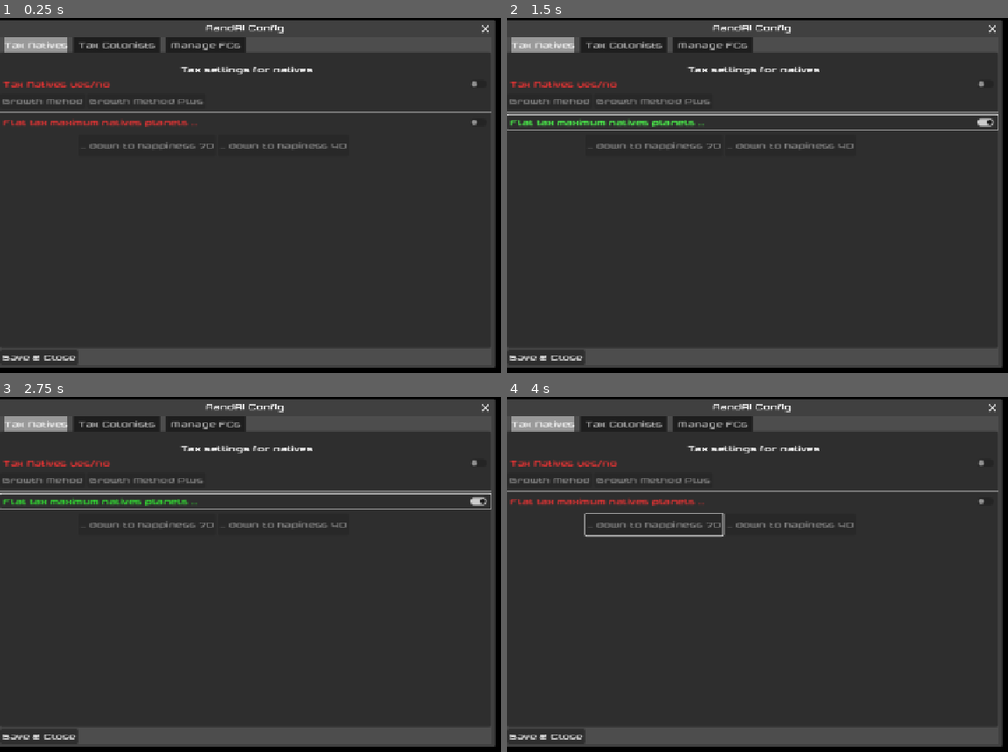
Above: before the commit, frames 1-4 (two rows, left to right).
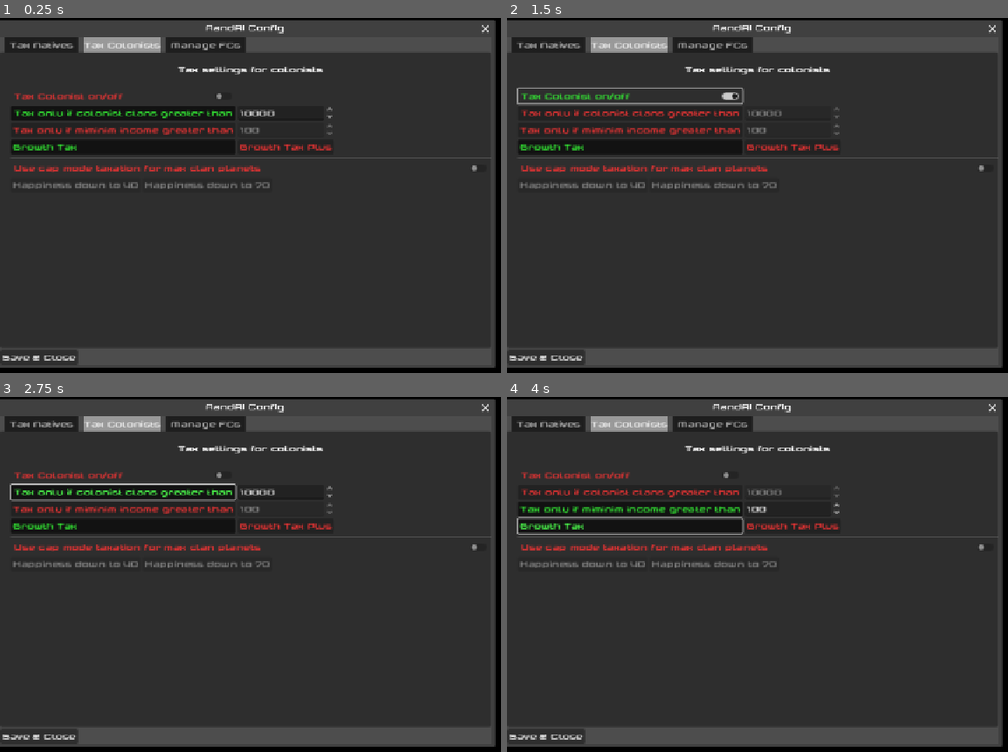
Above: after the commit, the same moments.

Repository: Kecupo/PMS-Planets.nu
Game: Godot game, scene res://Scenes/ConfigPopup.tscn
The game is run twice, just before and just after one commit, with the same random seed, the same clock (stepped at 60 frames per second) and the same inputs. This scene is started directly instead of the project's main scene.
Inputs (mouse positions are in pixels of both pictures, inside the frame that each line leads up to):
- Up to frame 1 (0.25 s): no input
- Up to frame 2 (1.5 s): click (632, 96) at 0.5 s, where only the run after the commit has a clickable "Tax Colonist on/off"; click (752, 120) at 1.25 s, where only the run before the commit has a clickable "Flat tax maximum natives plan…"
- Up to frame 3 (2.75 s): click (125, 492) at 2 s, where only the run after the commit has a clickable "Tax only if colonist clans gr…"
- Up to frame 4 (4 s): click (632, 510) at 2.75 s, where only the run after the commit has a clickable "Tax only if miminim income gr…"; click (632, 524) at 3.5 s, where only the run after the commit has a clickable "Growth Tax"

The runs differ from the first frame. In frame 1, 7.7% of the frame differs, in the area x 0-99%, y 5-49%; in frame 2, 7.9%; in frame 3, 8.6%; in frame 4, 7.8%.

Commit message:
Update ConfigPopup.tscn

Diff:
--- a/Scenes/ConfigPopup.tscn
+++ b/Scenes/ConfigPopup.tscn
@@ -37,13 +37,6 @@
 TabContainer/styles/tab_hovered = SubResource("StyleBoxFlat_cq0wd")
 TabContainer/styles/tab_selected = SubResource("StyleBoxFlat_22vw3")
 TabContainer/styles/tab_unselected = SubResource("StyleBoxFlat_ffiky")
-
-[sub_resource type="StyleBoxFlat" id="StyleBoxFlat_joxi8"]
-border_width_left = 2
-border_width_top = 2
-border_width_right = 2
-border_width_bottom = 2
-border_color = Color(0.48046875, 0.46733093, 0.46733093, 1)
 
 [sub_resource type="StyleBoxFlat" id="StyleBoxFlat_w7xoa"]
 bg_color = Color(0.98046875, 0.73535156, 0.73535156, 1)
@@ -80,9 +73,10 @@
 theme_override_styles/tabbar_background = SubResource("StyleBoxTexture_kx6hq")
 theme_override_styles/tab_hovered = SubResource("StyleBoxFlat_4bn5k")
 theme_override_styles/tab_selected = SubResource("StyleBoxFlat_0issk")
-current_tab = 0
+current_tab = 1
 
 [node name="Tax Natives" type="VBoxContainer" parent="RootVBox/Tabs"]
+visible = false
 layout_mode = 2
 theme = SubResource("Theme_joxi8")
 metadata/_tab_index = 0
@@ -138,7 +132,6 @@
 text = "... down to hapiness 40"
 
 [node name="Tax Colonists" type="VBoxContainer" parent="RootVBox/Tabs"]
-visible = false
 layout_mode = 2
 metadata/_tab_index = 1
 
@@ -188,7 +181,6 @@
 [node name="RbColGateMinIncome" type="Button" parent="RootVBox/Tabs/Tax Colonists/MarginContainer/VBoxContainer/GridContainer"]
 unique_name_in_owner = true
 layout_mode = 2
-theme_override_styles/normal = SubResource("StyleBoxFlat_joxi8")
 theme_override_styles/hover = SubResource("StyleBoxFlat_w7xoa")
 toggle_mode = true
 button_group = ExtResource("2_cq0wd")
Not shown: 1 places in Scenes/ConfigPopup.tscn that only renumber resources
